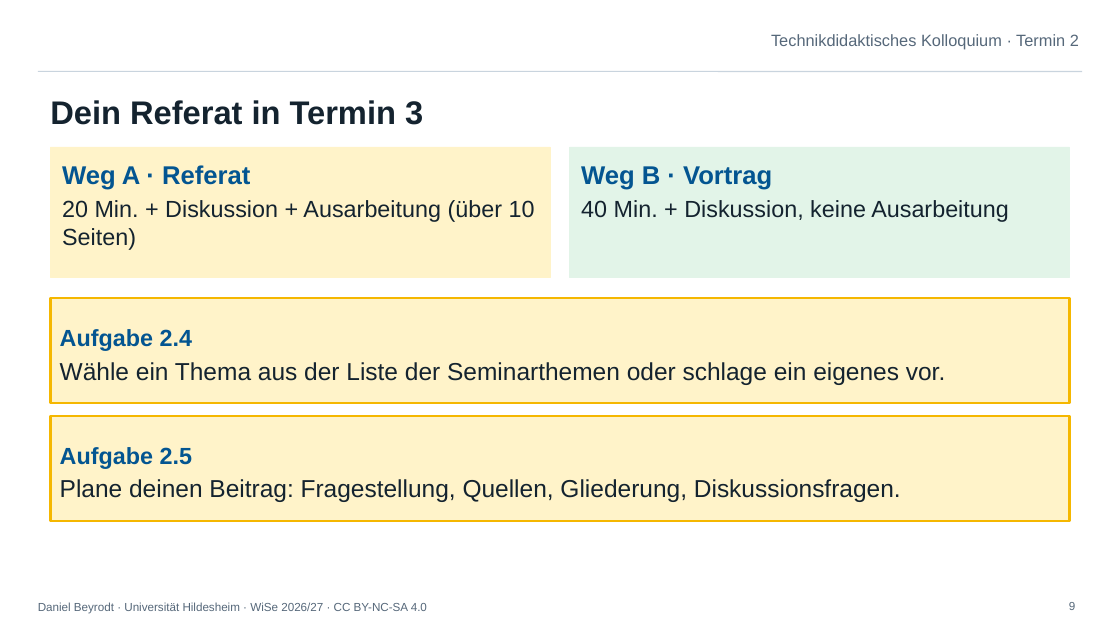
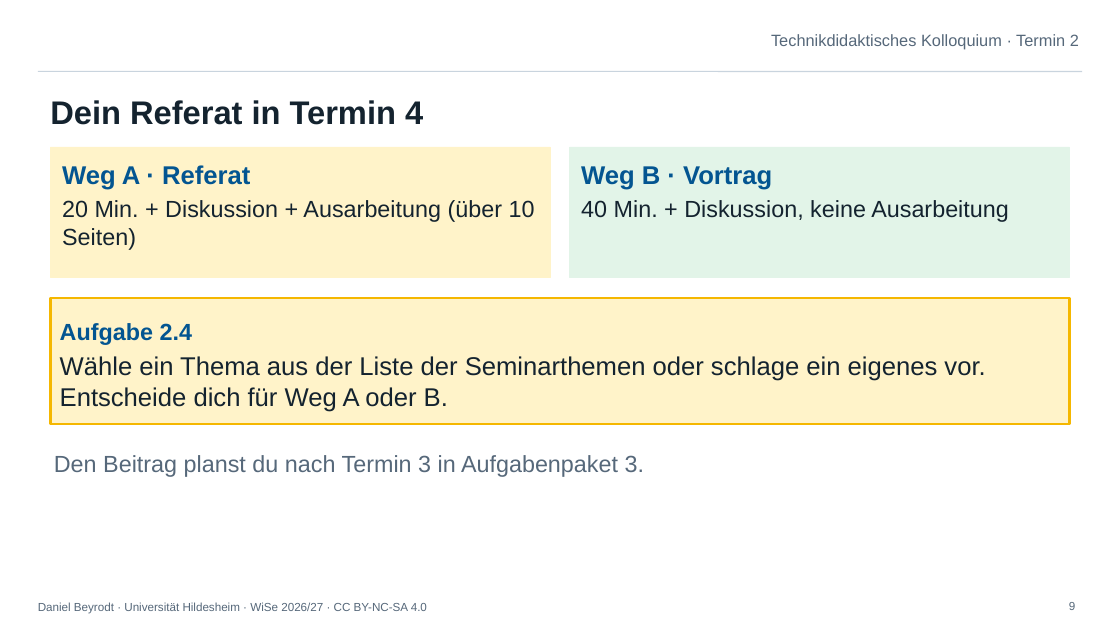
Before and after one commit to deinTechniklehrer/Uni-Hildesheim, a slide deck: slide 9 of technikdidaktisches-kolloquium/praesentationen/TdK_Termin-2_Mehrperspektivischer-Technikunterricht.pptx. Drawn at 1120x630 pixels with LibreOffice and Linux fonts; fonts in the diff are those of the drawing; background and template pictures are left out. Boxes give left, top, right and bottom in pixels: in the first picture for what was removed or moved away, otherwise in the second. Text is boxed around its words. In the diff, an @@ line names an element or a change of style, - is before the commit and + after.

```diff
--- a/technikdidaktisches-kolloquium/praesentationen/TdK_Termin-2_Mehrperspektivischer-Technikunterricht.pptx
+++ b/technikdidaktisches-kolloquium/praesentationen/TdK_Termin-2_Mehrperspektivischer-Technikunterricht.pptx
@@ text at [50, 100, 423, 125]: text changed @@
-Dein Referat in Termin 3
+Dein Referat in Termin 4
@@ rectangle "Aufgabe 2.4": place and size @@
-rectangle "Aufgabe 2.4" at [50, 298, 1070, 403]
+rectangle "Aufgabe 2.4" at [50, 298, 1070, 424]
@@ text in rectangle at [60, 356, 985, 412]: text changed; size 21 to 22 pt @@
-Wähle ein Thema aus der Liste der Seminarthemen oder schlage ein eigenes vor.
+Wähle ein Thema aus der Liste der Seminarthemen oder schlage ein eigenes vor. Entscheide dich für Weg A oder B.
@@ text "Den Beitrag planst du nach ...": place and size @@
-text "Den Beitrag planst du nach ..." at [50, 416, 1070, 521]
+text "Den Beitrag planst du nach ..." at [54, 455, 644, 477]
@@ text "Den Beitrag planst du nach ..." at [54, 455, 644, 477]: vertical alignment middle to top; fill #FFF3C9 to none; outline #F5B700 2 pt to none @@
@@ text at [54, 455, 644, 477]: text changed; size 21 to 20 pt; text colour #14232F to #56687A @@
-Aufgabe 2.5
-Plane deinen Beitrag: Fragestellung, Quellen, Gliederung, Diskussionsfragen.
+Den Beitrag planst du nach Termin 3 in Aufgabenpaket 3.
```
Also in this commit, not shown: 2 other slides changed, 11 other files.
